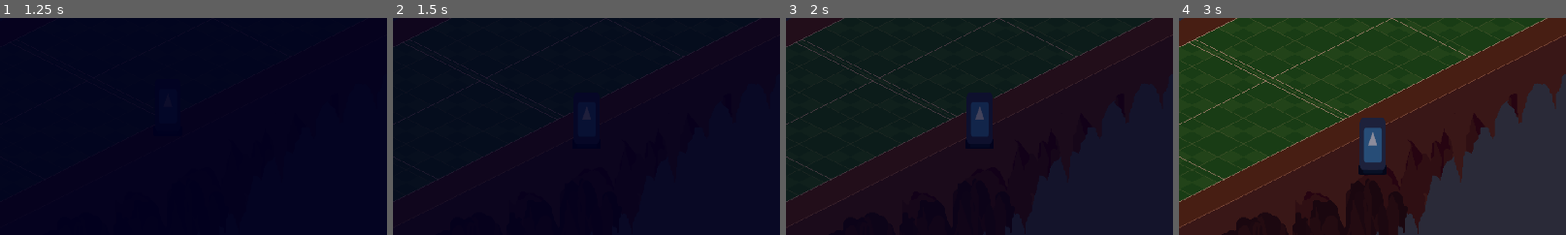
Above: before the commit, frames 1-4 (left to right).
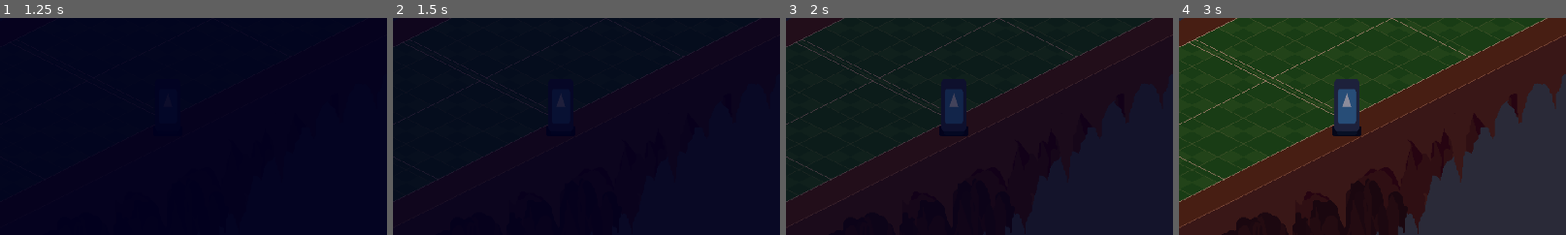
Above: after the commit, the same moments.

Repository: flarkminator/HF_01
Game: Godot game, scene res://content/interface/TitleScreen.tscn
The game is run twice, just before and just after one commit, with the same random seed, the same clock (stepped at 60 frames per second) and the same inputs. The engine's default icon, where the game draws it, is replaced by a stand-in: a white triangle on a blue panel in a dark square.
Inputs:
- Up to frame 1 (1.25 s): click "Start Game" at 0.5 s
- Up to frame 2 (1.5 s): tap Enter (ui_accept) at 1.25 s; hold Right (ui_right) from 1.28 s (still down)
- Up to frame 3 (2 s): keep holding Right (ui_right); tap Enter (ui_accept) at 1.52 s
- Up to frame 4 (3 s): tap Enter (ui_accept) at 2, 2.27, 2.75 s; release Right (ui_right) at 2.03 s; hold Down (ui_down) 2.03-2.78 s; hold Right (ui_right) from 2.78 s (still down)
The pictures show only the part of the screen within x 42-92%, y 39-89%; the shares and areas given below are measured in that part.

Frame 1 is identical in both runs. In frame 2, 0.2% of the frame differs, in the area x 40-54%, y 34-50%; in frame 3, 1.7%; in frame 4, 3.5%, in the area x 39-54%, y 28-73%.

Commit message:
Getting really close to spawning the action menu. It's only taken me like 2 weeks to get here, circuitously.

Diff:
--- a/content/actors/player/Player.tscn
+++ b/content/actors/player/Player.tscn
@@ -1,16 +1,18 @@
-[gd_scene load_steps=7 format=2]
+[gd_scene load_steps=9 format=2]
 
 [ext_resource path="res://content/actors/player/PlayerController.gd" type="Script" id=1]
 [ext_resource path="res://icon.png" type="Texture" id=2]
 [ext_resource path="res://content/actors/player/PlayerStateMachine.gd" type="Script" id=3]
 [ext_resource path="res://content/actors/player/states/Idle.gd" type="Script" id=4]
 [ext_resource path="res://content/actors/player/states/Move.gd" type="Script" id=5]
+[ext_resource path="res://content/actors/player/states/Cinematic.gd" type="Script" id=6]
+[ext_resource path="res://content/actors/player/states/ActionMenu.gd" type="Script" id=7]
 
 [sub_resource type="SpriteFrames" id=1]
 animations = [ {
 "frames": [ ExtResource( 2 ) ],
 "loop": true,
-"name": "default",
+"name": "idle",
 "speed": 5.0
 } ]
 
@@ -31,6 +33,7 @@
 position = Vector2( 0, -32 )
 scale = Vector2( 0.5, 1 )
 frames = SubResource( 1 )
+animation = "idle"
 
 [node name="PlayerStateMachine" type="Node" parent="."]
 script = ExtResource( 3 )
@@ -43,5 +46,9 @@
 script = ExtResource( 5 )
 
 [node name="Cinematic" type="Node" parent="PlayerStateMachine"]
+script = ExtResource( 6 )
 
 [node name="ActionMenu" type="Node" parent="PlayerStateMachine"]
+script = ExtResource( 7 )
+
+[node name="Tween" type="Tween" parent="."]
--- a/content/actors/player/PlayerController.gd
+++ b/content/actors/player/PlayerController.gd
@@ -15,19 +15,13 @@
 		sin(launch_pitch)
 		) * launch_power
 
+onready var TweenNode = $Tween
+
 func _ready():
 	pass
 
 
 #func _input(event):
-#	if Input.is_action_just_pressed("ui_up"):
-#		move_by(Vector2(1, 0))
-#	if Input.is_action_just_pressed("ui_down"):
-#		move_by(Vector2(-1, 0))
-#	if Input.is_action_just_pressed("ui_right"):
-#		move_by(Vector2(0, 1))
-#	if Input.is_action_just_pressed("ui_left"):
-#		move_by(Vector2(0, -1))
 #	if Input.is_action_just_pressed("ui_accept"):
 #		pass
 #	if Input.is_action_just_pressed("ui_spawnball"):
@@ -41,11 +35,20 @@
 #				) * launch_power
 #		emit_signal("serve_ball", position, launch_vector)
 
+
 func move_by(num_steps : Vector2):
+	var new_position
 	var xPixels = num_steps.x * Global.PixelsPerTile_x / 2 + num_steps.y * Global.PixelsPerTile_x / 2
 	var yPixels = num_steps.y * Global.PixelsPerTile_y / 2 - num_steps.x * Global.PixelsPerTile_y / 2
-	position = Vector2(position.x + xPixels, position.y + yPixels)
+	new_position = Vector2(position.x + xPixels, position.y + yPixels)
+
+	TweenNode.interpolate_property( self, "position", position, new_position, 0.09, Tween.TRANS_BACK, Tween.EASE_OUT)
+	TweenNode.start()
 	GM_Match.move_time_forward(0.01)
+
+
+func _physics_update(delta):
+	pass
 
 func reset_state():
 	print("Ressetting the player to initial state")
--- a/content/actors/player/PlayerStateMachine.gd
+++ b/content/actors/player/PlayerStateMachine.gd
@@ -12,16 +12,19 @@
 
 func _ready():
 	print("PlayerStateMachine._ready()")
+
 	# !!! This only works if this script is attached to a node in the scene !!!
-	states_stack.push_front(get_child(0))
-	current_state = states_stack[0]
-
 	states_map = {
 		'idle': $Idle,
 		'move': $Move,
 		'cinematic': $Cinematic,
 		'action_menu': $ActionMenu
 	}
+
+	# We start in the cinematic state
+	states_stack.push_front(states_map['cinematic'])
+	current_state = states_stack[0]
+#	states_stack[0] = states_map['cinematic']
 
 	for state in get_children():
 		state.connect('finished', self, '_change_state')
--- /dev/null
+++ b/content/actors/player/states/ActionMenu.gd
@@ -0,0 +1,28 @@
+extends "res://utils/state_machine/State.gd"
+"""
+ACTION MENU STATE - When the player opens their action menu, which is used for
+hitting the ball, or using special moves.
+
+IN this state all input commands no longer move the player, but interact with
+the UI
+
+All state have the following functions:
+	func enter():
+	func exit():
+	func handle_input(event):
+	func update(delta):
+	func _on_animation_finished(anim_name):
+"""
+
+#warning-ignore:unused_argument
+func enter(controller):
+	print("ACTION MENU STATE: Enter")
+
+
+#warning-ignore:unused_argument
+func handle_input(event):
+	print("ACTION MENU STATE: input")
+
+
+func exit():
+	print("ACTION MENU STATE: Exit")
--- /dev/null
+++ b/content/actors/player/states/Cinematic.gd
@@ -0,0 +1,31 @@
+extends "res://utils/state_machine/State.gd"
+"""
+CINEMATIC STATE - When the player is locked into a cinematic. Usually used
+to block all player input, and have them play a specific animation
+
+All state have the following functions:
+	func enter():
+	func exit():
+	func handle_input(event):
+	func update(delta):
+	func _on_animation_finished(anim_name):
+"""
+
+#warning-ignore:unused_argument
+func enter(controller):
+	print("CINEMATIC STATE: Enter")
+	# TODO: Some better way of ending the cinematic state
+	GM_Match.connect("match_intro_finished", self, "_cinematic_finished")
+
+
+#warning-ignore:unused_argument
+func handle_input(event):
+	print("CINEMATIC STATE: input")
+
+
+func exit():
+	print("CINEMATIC STATE: Exit")
+
+
+func _cinematic_finished():
+	emit_signal("finished", "idle")
--- a/content/actors/player/states/Idle.gd
+++ b/content/actors/player/states/Idle.gd
@@ -24,5 +24,9 @@
 		get_tree().set_input_as_handled()
 
 
+func update(delta):
+	pass
+
+
 func exit():
 	print("IDLE STATE: Exit")
--- a/content/actors/player/states/Move.gd
+++ b/content/actors/player/states/Move.gd
@@ -12,6 +12,8 @@
 
 
 func enter(controller):
+	print("MOVE STATE: Enter")
+
 	if Input.is_action_just_pressed("ui_up"):
 		controller.move_by(Vector2(1, 0))
 	if Input.is_action_just_pressed("ui_down"):
@@ -21,7 +23,8 @@
 	if Input.is_action_just_pressed("ui_left"):
 		controller.move_by(Vector2(0, -1))
 
-	print("MOVE STATE: Enter")
+
+	yield(get_tree().create_timer(0.1), "timeout")
 	emit_signal("finished", "idle")
 
 
--- a/project.godot
+++ b/project.godot
@@ -32,6 +32,34 @@
 
 [input]
 
+ui_left={
+"deadzone": 0.5,
+"events": [ Object(InputEventKey,"resource_local_to_scene":false,"resource_name":"","device":0,"alt":false,"shift":false,"control":false,"meta":false,"command":false,"pressed":false,"scancode":16777231,"unicode":0,"echo":false,"script":null)
+, Object(InputEventJoypadButton,"resource_local_to_scene":false,"resource_name":"","device":0,"button_index":14,"pressure":0.0,"pressed":false,"script":null)
+, Object(InputEventKey,"resource_local_to_scene":false,"resource_name":"","device":0,"alt":false,"shift":false,"control":false,"meta":false,"command":false,"pressed":false,"scancode":65,"unicode":0,"echo":false,"script":null)
+ ]
+}
+ui_right={
+"deadzone": 0.5,
+"events": [ Object(InputEventKey,"resource_local_to_scene":false,"resource_name":"","device":0,"alt":false,"shift":false,"control":false,"meta":false,"command":false,"pressed":false,"scancode":16777233,"unicode":0,"echo":false,"script":null)
+, Object(InputEventJoypadButton,"resource_local_to_scene":false,"resource_name":"","device":0,"button_index":15,"pressure":0.0,"pressed":false,"script":null)
+, Object(InputEventKey,"resource_local_to_scene":false,"resource_name":"","device":0,"alt":false,"shift":false,"control":false,"meta":false,"command":false,"pressed":false,"scancode":68,"unicode":0,"echo":false,"script":null)
+ ]
+}
+ui_up={
+"deadzone": 0.5,
+"events": [ Object(InputEventKey,"resource_local_to_scene":false,"resource_name":"","device":0,"alt":false,"shift":false,"control":false,"meta":false,"command":false,"pressed":false,"scancode":16777232,"unicode":0,"echo":false,"script":null)
+, Object(InputEventJoypadButton,"resource_local_to_scene":false,"resource_name":"","device":0,"button_index":12,"pressure":0.0,"pressed":false,"script":null)
+, Object(InputEventKey,"resource_local_to_scene":false,"resource_name":"","device":0,"alt":false,"shift":false,"control":false,"meta":false,"command":false,"pressed":false,"scancode":87,"unicode":0,"echo":false,"script":null)
+ ]
+}
+ui_down={
+"deadzone": 0.5,
+"events": [ Object(InputEventKey,"resource_local_to_scene":false,"resource_name":"","device":0,"alt":false,"shift":false,"control":false,"meta":false,"command":false,"pressed":false,"scancode":16777234,"unicode":0,"echo":false,"script":null)
+, Object(InputEventJoypadButton,"resource_local_to_scene":false,"resource_name":"","device":0,"button_index":13,"pressure":0.0,"pressed":false,"script":null)
+, Object(InputEventKey,"resource_local_to_scene":false,"resource_name":"","device":0,"alt":false,"shift":false,"control":false,"meta":false,"command":false,"pressed":false,"scancode":83,"unicode":0,"echo":false,"script":null)
+ ]
+}
 ui_spawnball={
 "deadzone": 0.5,
 "events": [ Object(InputEventKey,"resource_local_to_scene":false,"resource_name":"","device":0,"alt":false,"shift":false,"control":false,"meta":false,"command":false,"pressed":false,"scancode":49,"unicode":0,"echo":false,"script":null)
--- a/utils/Global_SceneLoader.gd
+++ b/utils/Global_SceneLoader.gd
@@ -32,7 +32,7 @@
 		4. Attach a call_back signal, so we can capture the moment it's added
 		5. Add it to the root
 	"""
-#	If we pass in a null target, it will simply delete the current scene
+
 	if target == null:
 		if get_tree().current_scene:
 			get_tree().current_scene.free()
